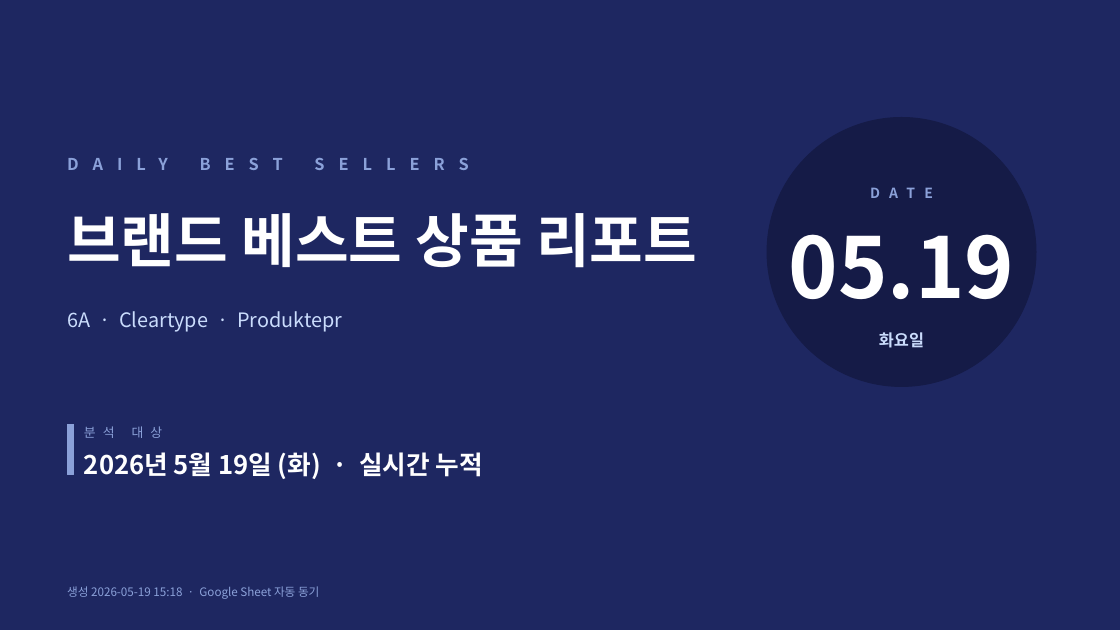
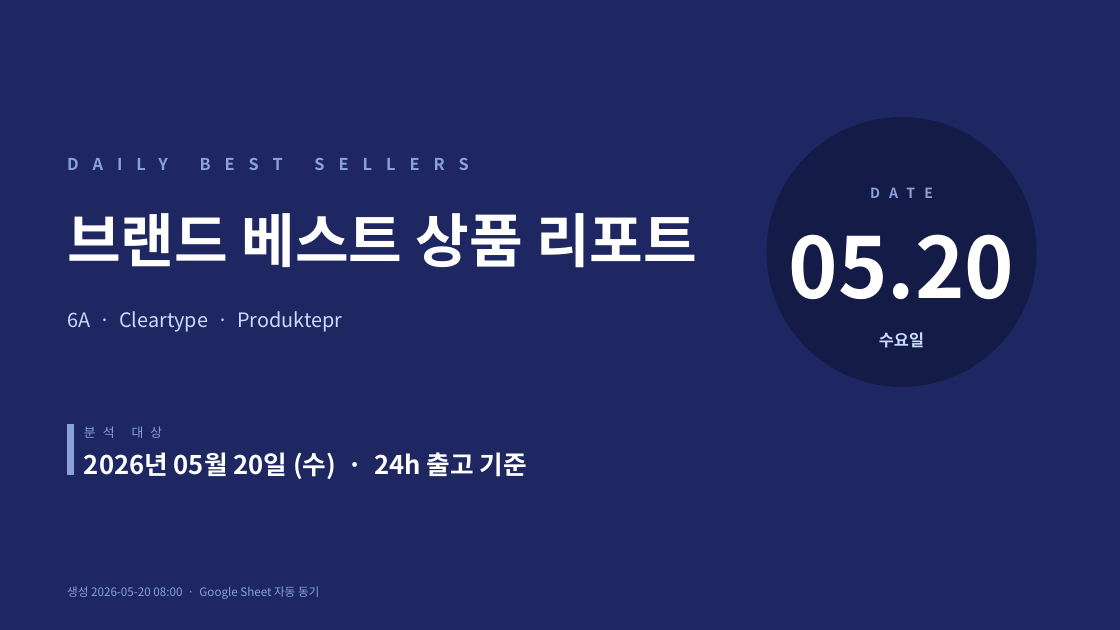
Before and after one commit to j65209/Brightbeed, a slide deck: slide 1 of data/sales-report.pptx. Drawn at 1120x630 pixels with LibreOffice and Linux fonts; fonts in the diff are those of the drawing. Boxes give left, top, right and bottom in pixels: in the first picture for what was removed or moved away, otherwise in the second. Text is boxed around its words. In the diff, an @@ line names an element or a change of style, - is before the commit and + after.

```diff
--- a/data/sales-report.pptx
+++ b/data/sales-report.pptx
@@ text at [789, 234, 1015, 299]: text changed @@
-05.19
+05.20
@@ text at [879, 332, 924, 348]: text changed @@
-화요일
+수요일
@@ text at [84, 452, 527, 479]: text changed @@
-2026년 5월 19일 (화) · 실시간 누적
+2026년 05월 20일 (수) · 24h 출고 기준
@@ text at [67, 586, 319, 599]: text changed @@
-생성 2026-05-19 15:18 · Google Sheet 자동 동기
+생성 2026-05-20 08:00 · Google Sheet 자동 동기
```
Also in this commit, not shown: 6 other slides changed.
